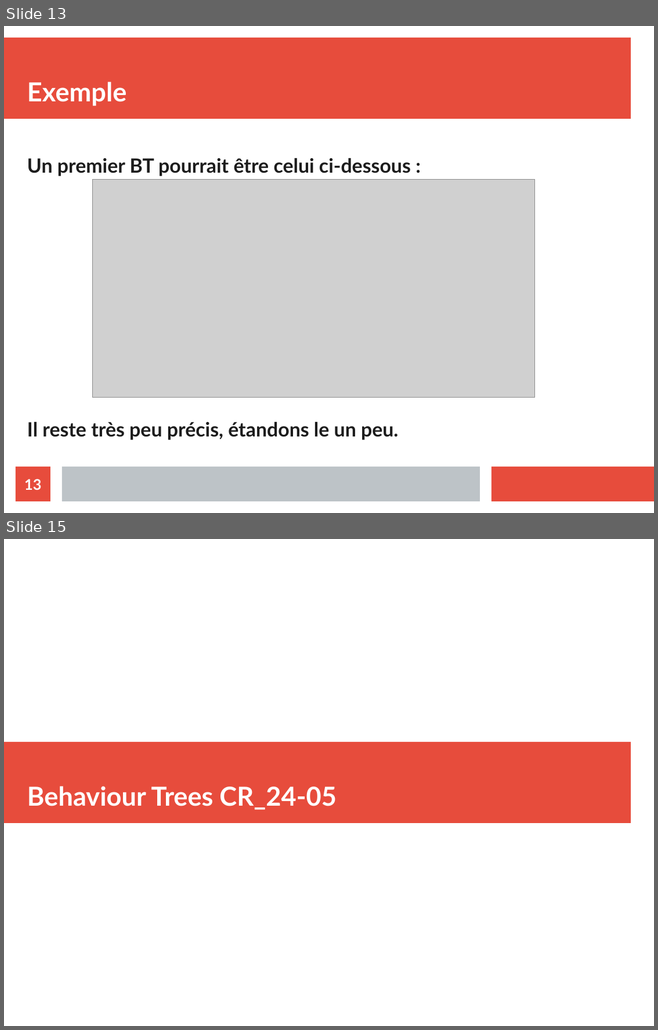
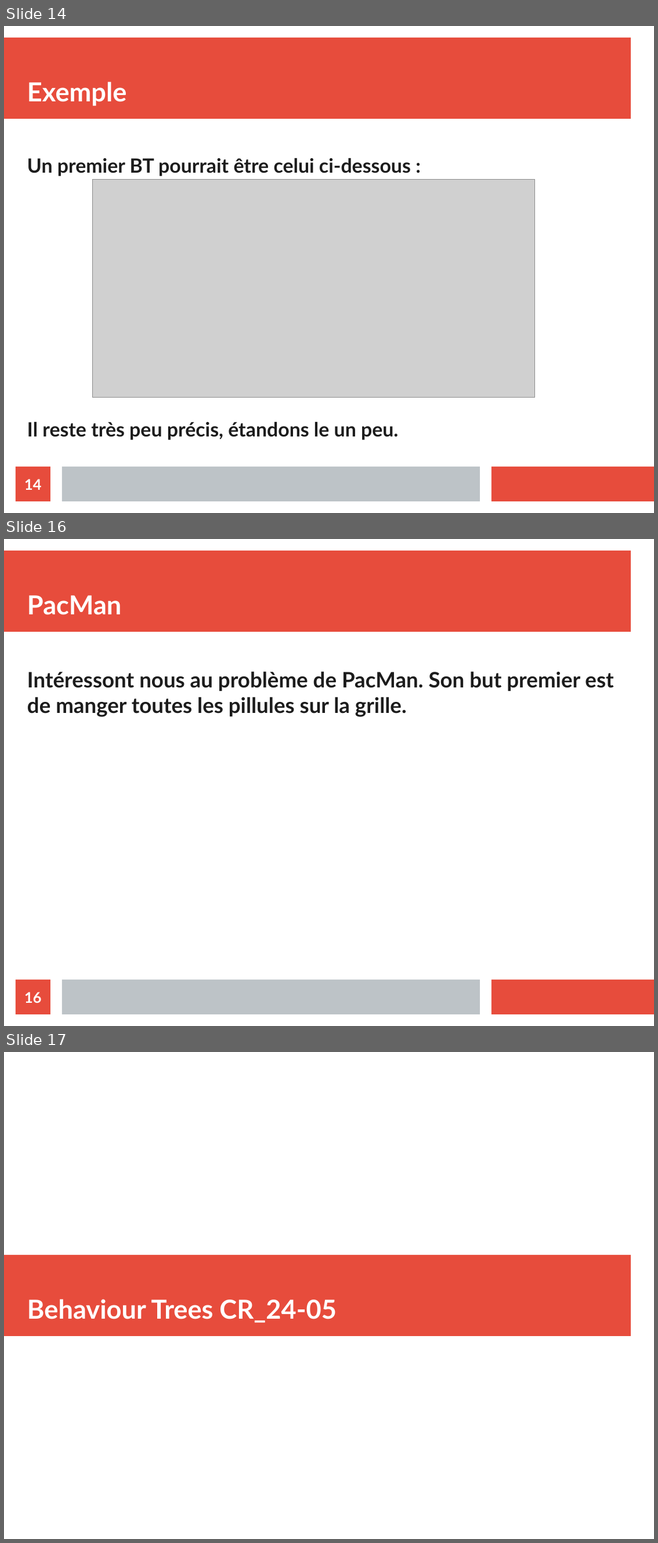
Before and after one commit to ValentinLebouvier/TAL2019, a slide deck: Comptes Rendus/CR_10-05.odp. Shown one above the other, each under a label of ours: slides 13 and 15 before the commit, slides 14, 16 and 17 after it; the slides between them are not shown. The pictures are 658x1030 and 658x1543 pixels, drawn with LibreOffice and Linux fonts; fonts in the diff are those of the drawing; grey boxes stand for pictures. Boxes give left, top, right and bottom in pixels: in the first picture for what was removed or moved away, otherwise in the second. Text is boxed around its words. In the diff, an @@ line names an element or a change of style, - is before the commit and + after.

```diff
--- a/Comptes Rendus/CR_10-05.odp
+++ b/Comptes Rendus/CR_10-05.odp
@@ slide 16 added at (x1=4, y1=539, x2=654, y2=1026), background #FFFFFF; not listed: 3 template elements that a slide beside it also shows @@
@@ title added at (x1=27, y1=595, x2=121, y2=615), 32 pt, text #FFFFFF, bold @@
+PacMan
@@ text added at (x1=27, y1=671, x2=613, y2=717), 26 pt, text #1C1C1C, bold @@
+Intéressont nous au problème de PacMan. Son but premier est de manger toutes les pillules sur la grille.
@@ page number added at (x1=16, y1=980, x2=50, y2=1015), fill #E74C3C, 18 pt, text #FFFFFF, bold @@
+16
@@ what was slide 13 is now slide 14 @@
@@ page number at (x1=24, y1=479, x2=41, y2=490): text changed @@
-13
+14
@@ what was slide 15 is now slide 17 @@
```
Also in this commit, not shown: 2 slides changed, 2 other slides added, 1 slide removed, 40 other files.
